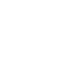
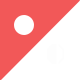
Two versions of the same layered image (80 × 80). Layer-by-layer changes:
hid "SEL" over [24, 35, 46, 48]
showed "Arm", painted on it over [0, 0, 80, 80]
